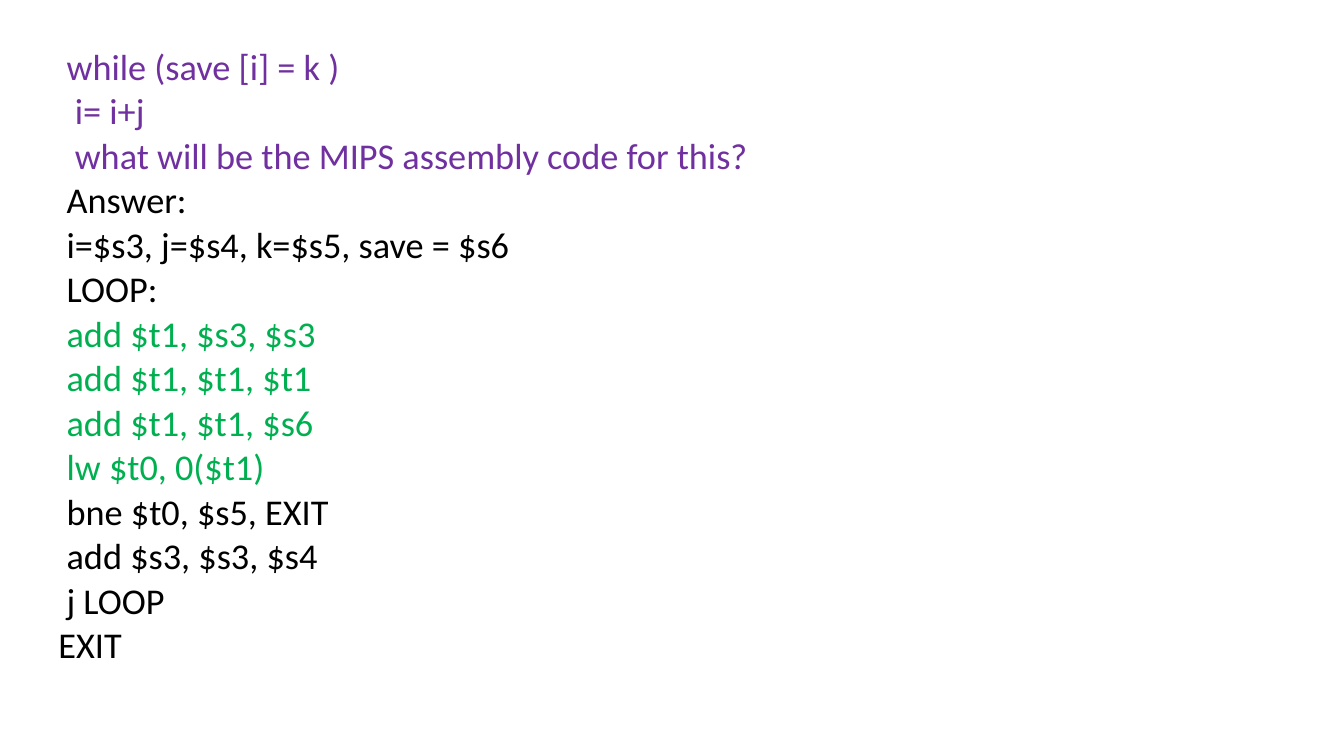
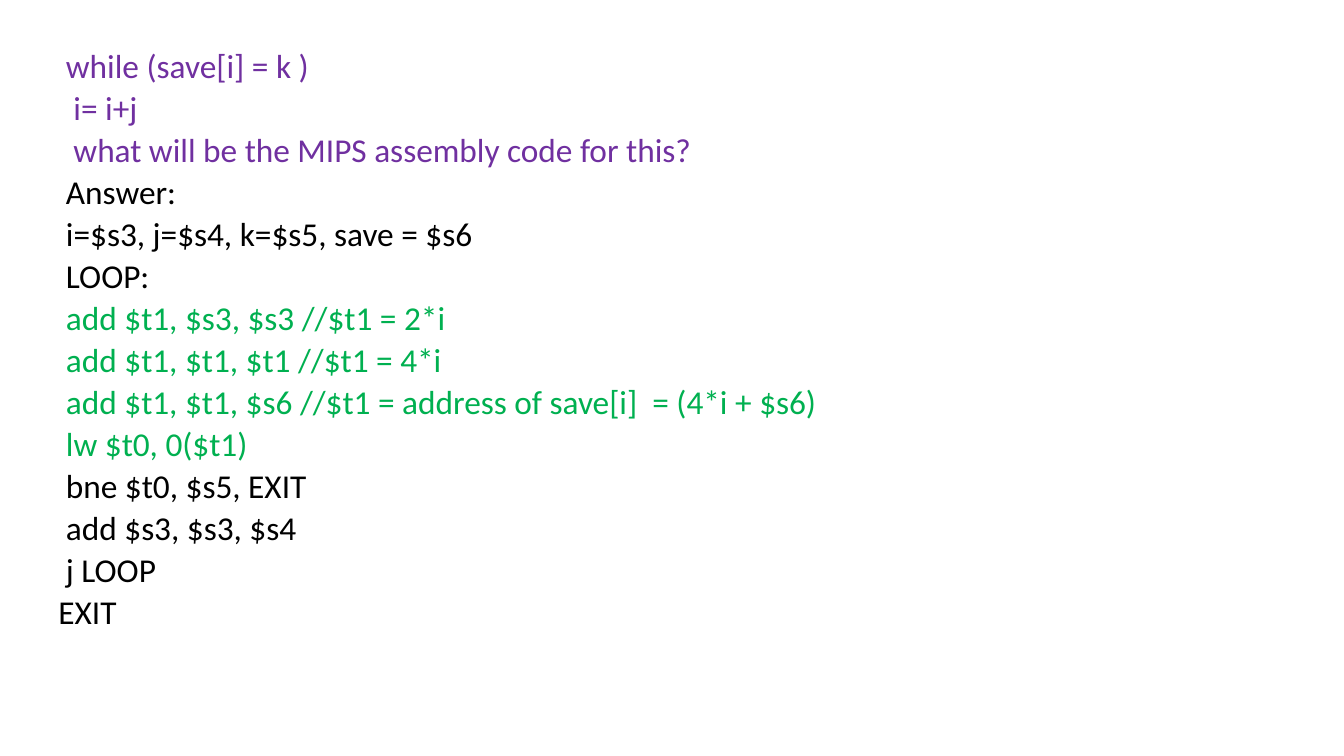
Before and after one commit to Syedshajib55/Computer-Architecture, a slide deck: slide 32 of CSE_213_3.pptx (slide 31 before the commit). Drawn at 1344x756 pixels with LibreOffice and Linux fonts; fonts in the diff are those of the drawing. Boxes give left, top, right and bottom in pixels: in the first picture for what was removed or moved away, otherwise in the second. Text is boxed around its words. In the diff, an @@ line names an element or a change of style, - is before the commit and + after.

```diff
--- a/CSE_213_3.pptx
+++ b/CSE_213_3.pptx
@@ text at box(66, 54, 291, 83): text changed; size 25.9 to 23.8 pt @@
-while (save [i] = k )
+while (save[i] = k )
@@ text at box(58, 97, 691, 624): size 25.9 to 23.8 pt in "i= i+j", "what will be the MIPS assembly code ...", "Answer:", "i=$s3, j=$s4, k=$s5, save = $s6" and 6 more places @@
@@ text at box(66, 306, 816, 419): text changed; size 25.9 to 23.8 pt @@
-add $t1, $s3, $s3
-add $t1, $t1, $t1
-add $t1, $t1, $s6
+add $t1, $s3, $s3 //$t1 = 2*i
+add $t1, $t1, $t1 //$t1 = 4*i
+add $t1, $t1, $s6 //$t1 = address of save[i] = (4*i + $s6)
```
Also in this commit, not shown: 16 other slides changed, 3 slides added, 2 slides removed.
